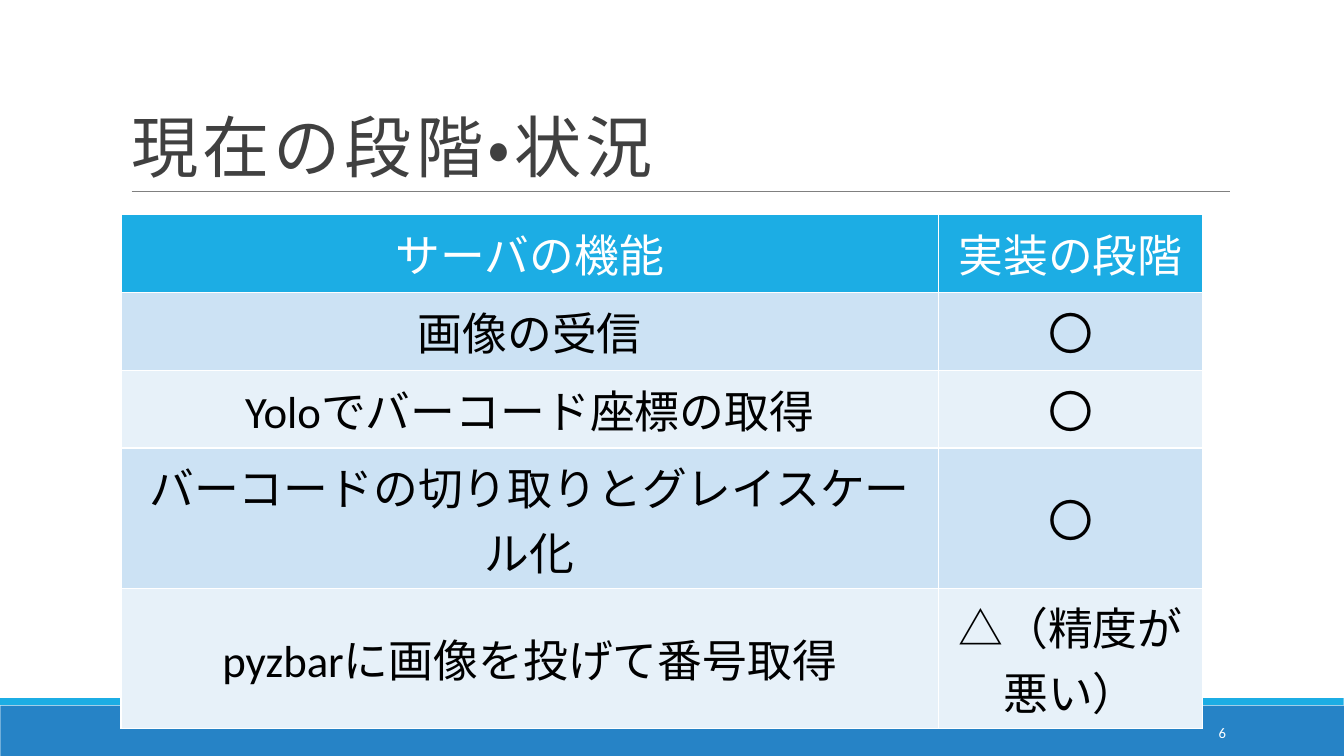
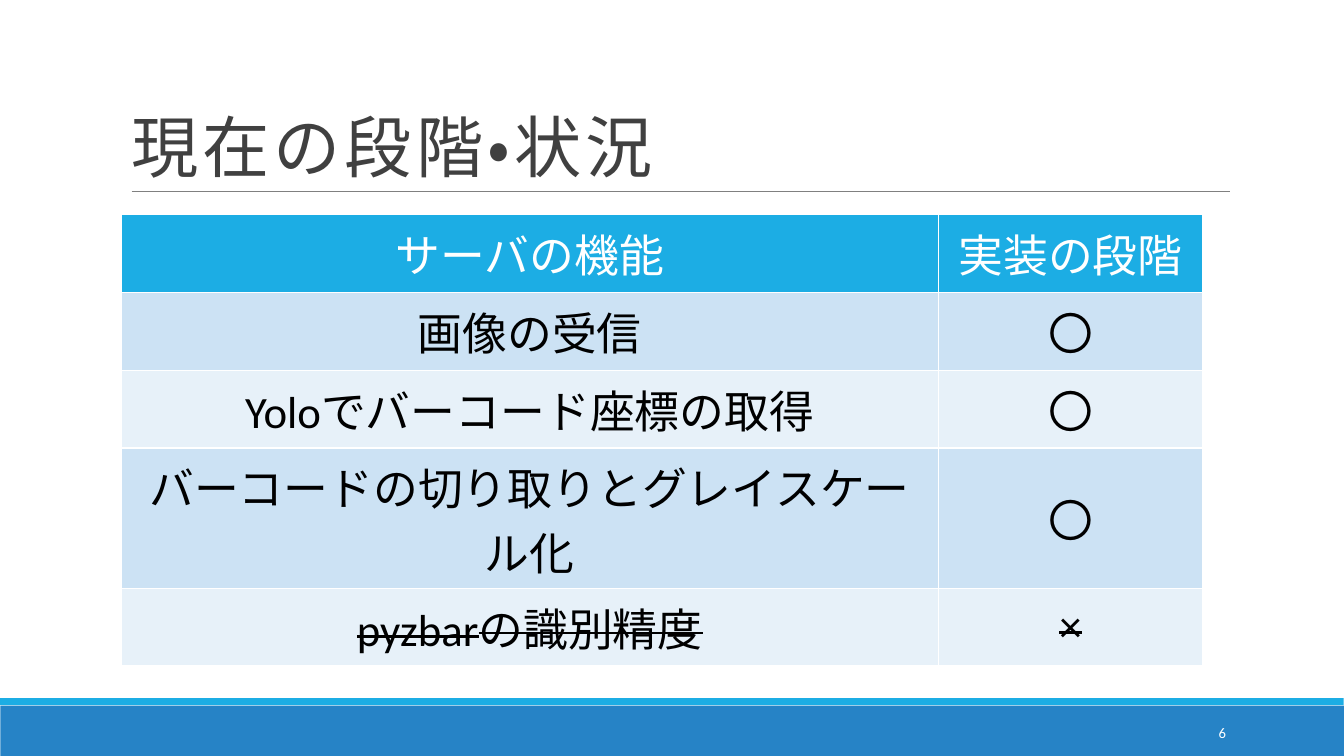
Before and after one commit to DJ956/YoloBarcodeReader, a slide deck: slide 6 of プレゼン/RapidCart20200106.pptx. Drawn at 1344x756 pixels with LibreOffice and Linux fonts; fonts in the diff are those of the drawing. Boxes give left, top, right and bottom in pixels: in the first picture for what was removed or moved away, otherwise in the second. Text is boxed around its words. In the diff, an @@ line names an element or a change of style, - is before the commit and + after.

```diff
--- a/プレゼン/RapidCart20200106.pptx
+++ b/プレゼン/RapidCart20200106.pptx
@@ table at (x1=121, y1=215, x2=1203, y2=658) @@
-row 5, column 1: pyzbarに画像を投げて番号取得
+row 5, column 1: pyzbarの識別精度
-row 5, column 2: △（精度が悪い）
+row 5, column 2: ×
```
Also in this commit, not shown: 3 other slides changed.
